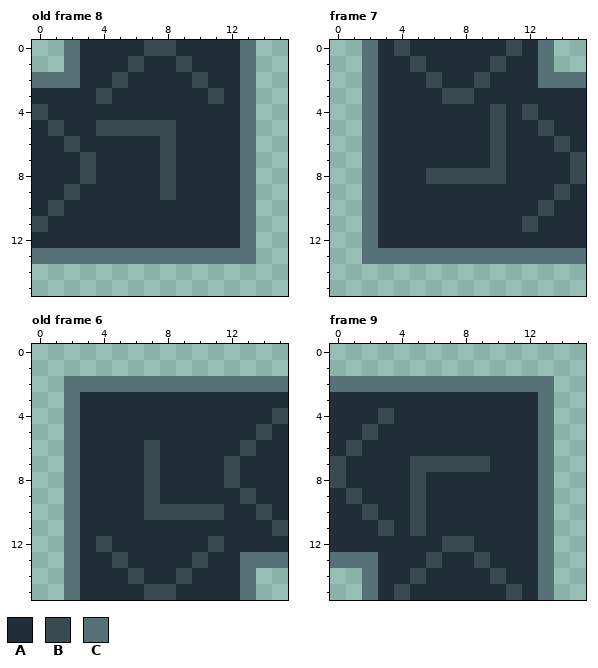
Pixel-art file: assets/conveyor.aseprite. The picture above is the old version.
16x16 pixels, 13 frames. Shown: old frame 8, frame 7, old frame 6, frame 9. The commit also changed other frames, which this record leaves out.
Palette (. is transparent): A #202e37  B #394a50  C #577277
Pixels before, old frame 8, first column x 0:
 0 ..CAAAABBAAAAC
 1 ..CAAABAABAAAC
 2 CCCAABAAAABAAC
 3 AAAABAAAAAABAC
 4 BAAAAAAAAAAAAC
 5 ABAABBBBBAAAAC
 6 AABAAAAABAAAAC
 7 AAABAAAABAAAAC
 8 AAABAAAABAAAAC
 9 AABAAAAABAAAAC
10 ABAAAAAAAAAAAC
11 BAAAAAAAAAAAAC
12 AAAAAAAAAAAAAC
13 CCCCCCCCCCCCCC
Pixels before, frame 7, first column x 2:
 0 CABAAAAAABAC..
 1 CAABAAAABAAC..
 2 CAAABAABAAACCC
 3 CAAAABBAAAAAAA
 4 CAAAAAAABABAAA
 5 CAAAAAAABAABAA
 6 CAAAAAAABAAABA
 7 CAAAAAAABAAAAB
 8 CAAABBBBBAAAAB
 9 CAAAAAAAAAAABA
10 CAAAAAAAAAABAA
11 CAAAAAAAAABAAA
12 CAAAAAAAAAAAAA
13 CCCCCCCCCCCCCC
Pixels before, old frame 6, first column x 2:
 2 CCCCCCCCCCCCCC
 3 CAAAAAAAAAAAAA
 4 CAAAAAAAAAAAAB
 5 CAAAAAAAAAAABA
 6 CAAAABAAAAABAA
 7 CAAAABAAAABAAA
 8 CAAAABAAAABAAA
 9 CAAAABAAAAABAA
10 CAAAABBBBBAABA
11 CAAAAAAAAAAAAB
12 CABAAAAAABAAAA
13 CAABAAAABAACCC
14 CAAABAABAAAC..
15 CAAAABBAAAAC..
Pixels before, frame 9, first column x 0:
 2 CCCCCCCCCCCCCC
 3 AAAAAAAAAAAAAC
 4 AAABAAAAAAAAAC
 5 AABAAAAAAAAAAC
 6 ABAAAAAAAAAAAC
 7 BAAAABBBBBAAAC
 8 BAAAABAAAAAAAC
 9 ABAAABAAAAAAAC
10 AABAABAAAAAAAC
11 AAABABAAAAAAAC
12 AAAAAAABBAAAAC
13 CCCAAABAABAAAC
14 ..CAABAAAABAAC
15 ..CABAAAAAABAC
After:
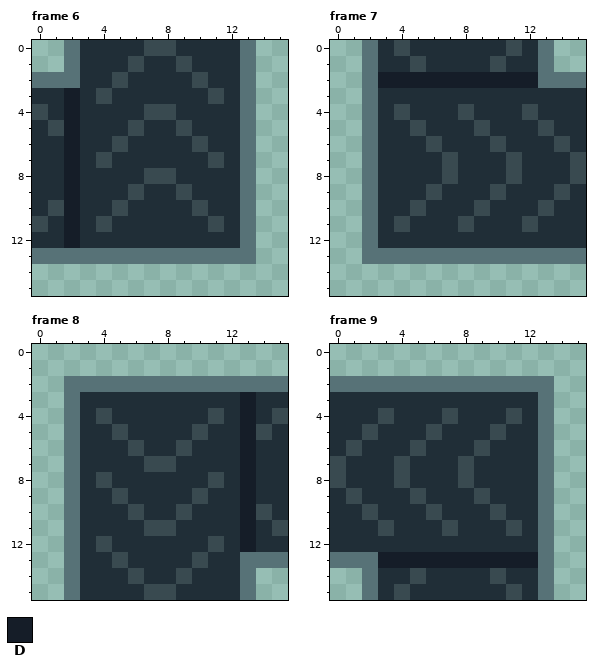
Colours new in this view: D #151d28
A new or re-ordered frame is compared with the old frame closest to it.
Changes in this commit:
frames re-ordered
Frame 6 against old frame 8:
Colour A replaces colour B in row 5 at x 4 to 5 and 7 to 8; in row 6 at x 8; in row 7 at x 3 and 8; in row 8 at x 3; in row 9 at x 8.
Colour B replaces colour A in row 4 at x 7 to 8; in row 5 at x 9; in row 6 at x 5 and 10; in row 7 at x 4 and 11; in row 8 at x 7; in row 9 at x 6 and 9.
Colour B replaces colour A in row 10 at x 5 and 10; in row 11 at x 4 and 11.
Colour D replaces colour A in rows 3 to 5 at x 2; in rows 7 to 8 at x 2; in rows 10 to 12 at x 2.
Colour D replaces colour B in row 6 at x 2; in row 9 at x 2.
Frame 7:
Colour A replaces colour B in row 3 at x 7 to 8; in rows 4 to 5 at x 10; in row 7 at x 10; in row 8 at x 6 and 8 to 10.
Colour B replaces colour A in row 4 at x 4 and 8; in row 5 at x 5 and 9; in row 6 at x 6; in row 7 at x 7 and 11; in row 8 at x 11; in row 9 at x 6 and 10.
Colour B replaces colour A in row 10 at x 5 and 9; in row 11 at x 4 and 8.
Colour D replaces colour A in row 2 at x 3 to 5, 7 to 8 and 10 to 12.
Colour D replaces colour B in row 2 at x 6 and 9.
Frame 8 against old frame 6:
Colour A replaces colour B in row 6 at x 7; in row 7 at x 12; in row 8 at x 7 and 12; in row 9 at x 7; in row 10 at x 7 to 8 and 10 to 11.
Colour B replaces colour A in row 4 at x 4 and 11; in row 5 at x 5 and 10; in row 6 at x 6 and 9; in row 7 at x 8; in row 8 at x 4 and 11; in row 9 at x 5 and 10.
Colour B replaces colour A in row 10 at x 6; in row 11 at x 7 to 8.
Colour D replaces colour A in rows 3 to 5 at x 13; in rows 7 to 8 at x 13; in rows 10 to 12 at x 13.
Colour D replaces colour B in row 6 at x 13; in row 9 at x 13.
Frame 9:
Colour A replaces colour B in row 7 at x 5 to 7 and 9; in row 8 at x 5; in rows 10 to 11 at x 5; in row 12 at x 7 to 8.
Colour B replaces colour A in row 4 at x 7 and 11; in row 5 at x 6 and 10; in row 6 at x 5 and 9; in row 7 at x 4; in row 8 at x 4 and 8; in row 9 at x 9.
Colour B replaces colour A in row 10 at x 6 and 10; in row 11 at x 7 and 11.
Colour D replaces colour A in row 13 at x 3 to 5, 7 to 8 and 10 to 12.
Colour D replaces colour B in row 13 at x 6 and 9.
Where, in picture pixels (left, top, right, bottom), the same in both pictures:
changed: (64, 88, 224, 248)
changed: (378, 72, 538, 232)
changed: (96, 392, 256, 552)
changed: (378, 408, 538, 568)
